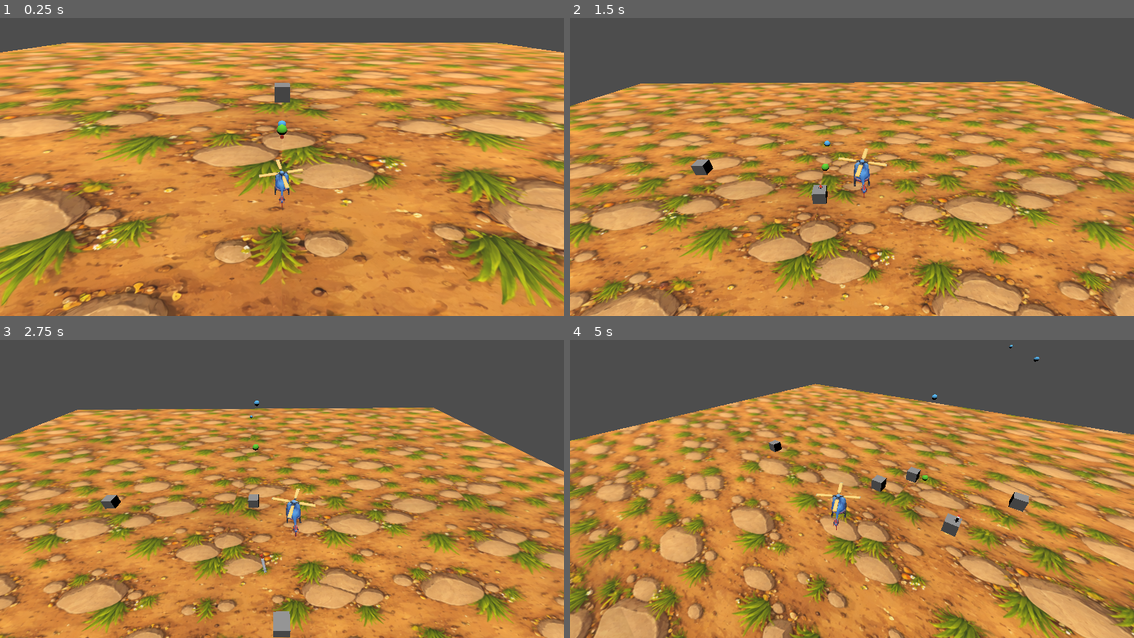
Above: before the commit, frames 1-4 (two rows, left to right).
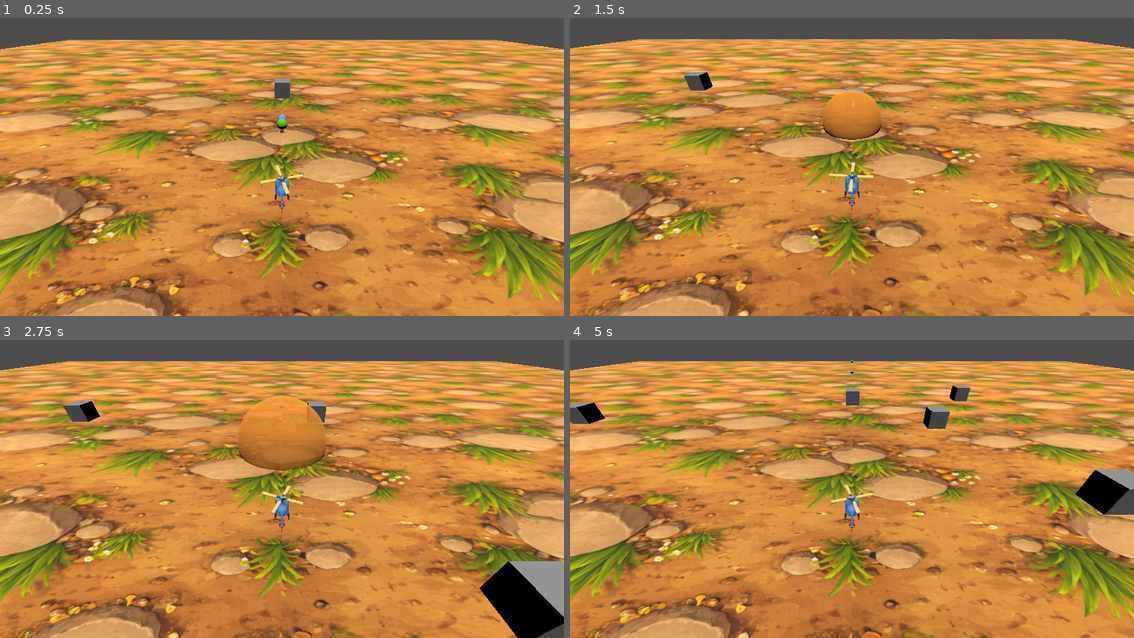
Above: after the commit, the same moments.

Repository: tokkoro/hordecopter
Game: Godot game, scene res://theworld.tscn
Two runs of this game, one before a commit and one after it. Both use one fixed random seed, a clock stepped at 60 frames per second and the inputs below.
Inputs:
- Up to frame 1 (0.25 s): no input
- Up to frame 2 (1.5 s): hold D (p1_thrust_right) 0.53-1.28 s; tap 1 (p1_weapon_1, bound only after the commit) at 0.6 s; tap 2 (p1_weapon_2, bound only after the commit) at 0.8, 1.35 s; hold S (p1_thurst_backward) from 1.28 s (still down)
- Up to frame 3 (2.75 s): tap 3 (p1_weapon_3, bound only after the commit) at 1.55, 2.1 s; release S (p1_thurst_backward) at 2.03 s; hold D (p1_thrust_right) from 2.03 s (still down); tap 4 (p1_weapon_4, bound only after the commit) at 2.3 s
- Up to frame 4 (5 s): release D (p1_thrust_right) at 2.78 s; hold W (p1_thrust_forward) 2.78-3.53 s; tap 4 (p1_weapon_4, bound only after the commit) at 2.85 s; tap 1 (p1_weapon_1, bound only after the commit) at 3.05 s; hold Q (p1_rotate_ccw) 3.53-4.28 s; hold A (p1_thurst_left) from 3.53 s (still down); tap 2 (p1_weapon_2, bound only after the commit) at 3.8 s; tap E (p1_rotate_cw) at 4.35 s; tap 3 (p1_weapon_3, bound only after the commit) at 4.55 s

The runs differ from the first frame. In frame 1, 47% of the frame differs, in the area x 0-100%, y 7-100%; in frame 2, 73%; in frame 3, 73%; in frame 4, 74%, in the area x 0-100%, y 1-100%.
Error after the commit: Parse Error: Invalid argument for "get_node_or_null()" function: argument 1 should be "NodePath" but is "StringName". (res://hordecopter.gd:175)

Commit message:
feat(weapons): add weapon toggle inputs

Diff:
--- a/hordecopter-godot/hordecopter.gd
+++ b/hordecopter-godot/hordecopter.gd
@@ -1,3 +1,13 @@
+###############################################################
+# hordecopter.gd
+# Key Classes      • Hordecopter – player controller + weapon toggles
+# Key Functions    • _configure_weapon_systems() – random starter weapon
+# Critical Consts  • n/a
+# Editor Exports   • auto_float: bool – hover assist toggle
+# Dependencies     • weapons/weapon_system.gd
+# Last Major Rev   • 25-09-20 – weapon activation toggles
+###############################################################
+
 class_name Hordecopter
 extends RigidBody3D
 
@@ -20,6 +30,13 @@
 var max_y_speed: float = 10.0
 var max_x_speed: float = 10.0
 var max_z_speed: float = 10.0
+var hc_weapon_systems: Array[WeaponSystem] = []
+var hc_weapon_system_names: Array[StringName] = [
+	&"WeaponSystem", &"MissileWeaponSystem", &"GrenadeWeaponSystem", &"PlasmaWeaponSystem"
+]
+var hc_weapon_input_actions: Array[StringName] = [
+	&"p1_weapon_1", &"p1_weapon_2", &"p1_weapon_3", &"p1_weapon_4"
+]
 var _i: float = 0.0
 var _prev_error: float = 0.0
 var _d_state: float = 0.0
@@ -33,9 +50,11 @@
 	if my_camera == null:
 		push_error("Missä on mun kamera? %s" % [my_camera_name])
 		return
+	_configure_weapon_systems()
 
 
 func _physics_process(delta: float) -> void:
+	_handle_weapon_toggles()
 	# handle _p1_ inputs
 	var up_force_input = 0
 	if Input.is_action_pressed("p1_thrust_up"):
@@ -150,6 +169,43 @@
 	return null
 
 
+func _collect_weapon_systems() -> Array[WeaponSystem]:
+	var systems: Array[WeaponSystem] = []
+	for system_name in hc_weapon_system_names:
+		var system := get_node_or_null(system_name) as WeaponSystem
+		if system != null:
+			systems.append(system)
+	return systems
+
+
+func _configure_weapon_systems() -> void:
+	hc_weapon_systems = _collect_weapon_systems()
+	if hc_weapon_systems.is_empty():
+		return
+	for system in hc_weapon_systems:
+		system.set_physics_process(false)
+	var rng := RandomNumberGenerator.new()
+	rng.randomize()
+	var index := rng.randi_range(0, hc_weapon_systems.size() - 1)
+	hc_weapon_systems[index].set_physics_process(true)
+
+
+func _handle_weapon_toggles() -> void:
+	var action_count := min(hc_weapon_input_actions.size(), hc_weapon_systems.size())
+	for index in action_count:
+		if Input.is_action_just_pressed(hc_weapon_input_actions[index]):
+			_toggle_weapon_system(index)
+
+
+func _toggle_weapon_system(index: int) -> void:
+	if index < 0 or index >= hc_weapon_systems.size():
+		return
+	var system := hc_weapon_systems[index]
+	if system == null:
+		return
+	system.set_physics_process(not system.is_physics_processing())
+
+
 func get_camera_xz_basis(cam: Camera3D) -> Dictionary:
 	# Godot forward is -Z in basis.
 	var fwd: Vector3 = -cam.global_transform.basis.z
--- a/hordecopter-godot/project.godot
+++ b/hordecopter-godot/project.godot
@@ -67,6 +67,26 @@
 "events": [Object(InputEventKey,"resource_local_to_scene":false,"resource_name":"","device":-1,"window_id":0,"alt_press …(192 unchanged characters)…
 ]
 }
+p1_weapon_1={
+"deadzone": 0.2,
+"events": [Object(InputEventKey,"resource_local_to_scene":false,"resource_name":"","device":-1,"window_id":0,"alt_pressed":false,"shift_pressed":false,"ctrl_pressed":false,"meta_pressed":false,"pressed":false,"keycode":0,"physical_keycode":49,"key_label":0,"unicode":49,"location":0,"echo":false,"script":null)
+]
+}
+p1_weapon_2={
+"deadzone": 0.2,
+"events": [Object(InputEventKey,"resource_local_to_scene":false,"resource_name":"","device":-1,"window_id":0,"alt_pressed":false,"shift_pressed":false,"ctrl_pressed":false,"meta_pressed":false,"pressed":false,"keycode":0,"physical_keycode":50,"key_label":0,"unicode":50,"location":0,"echo":false,"script":null)
+]
+}
+p1_weapon_3={
+"deadzone": 0.2,
+"events": [Object(InputEventKey,"resource_local_to_scene":false,"resource_name":"","device":-1,"window_id":0,"alt_pressed":false,"shift_pressed":false,"ctrl_pressed":false,"meta_pressed":false,"pressed":false,"keycode":0,"physical_keycode":51,"key_label":0,"unicode":51,"location":0,"echo":false,"script":null)
+]
+}
+p1_weapon_4={
+"deadzone": 0.2,
+"events": [Object(InputEventKey,"resource_local_to_scene":false,"resource_name":"","device":-1,"window_id":0,"alt_pressed":false,"shift_pressed":false,"ctrl_pressed":false,"meta_pressed":false,"pressed":false,"keycode":0,"physical_keycode":52,"key_label":0,"unicode":52,"location":0,"echo":false,"script":null)
+]
+}
 
 [physics]
 
